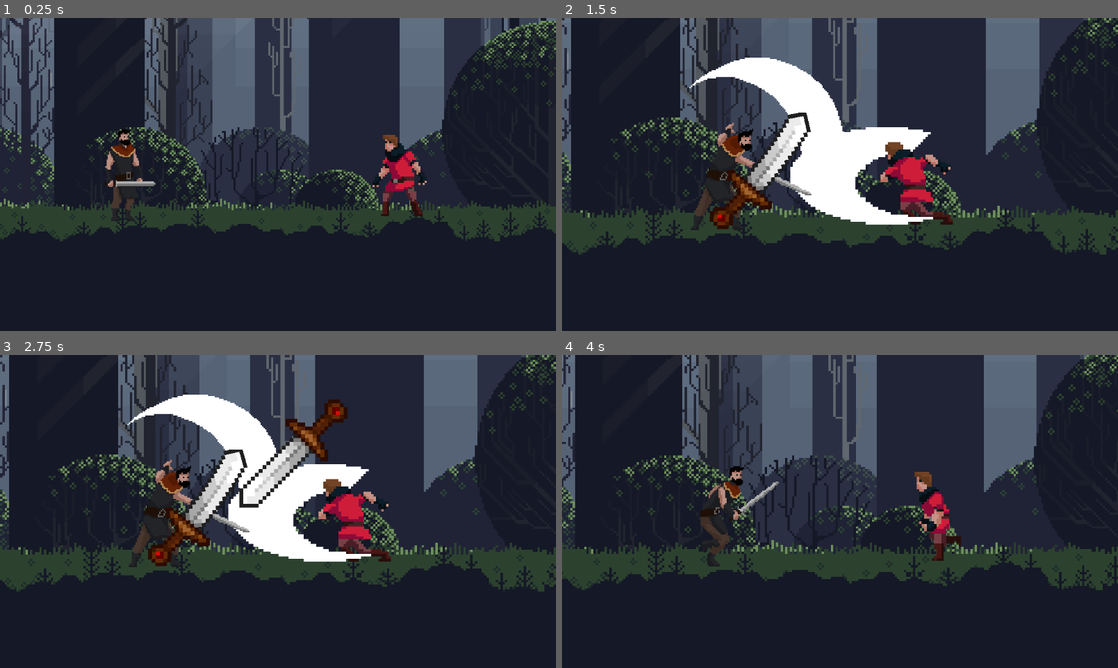
Above: before the commit, frames 1-4 (two rows, left to right).
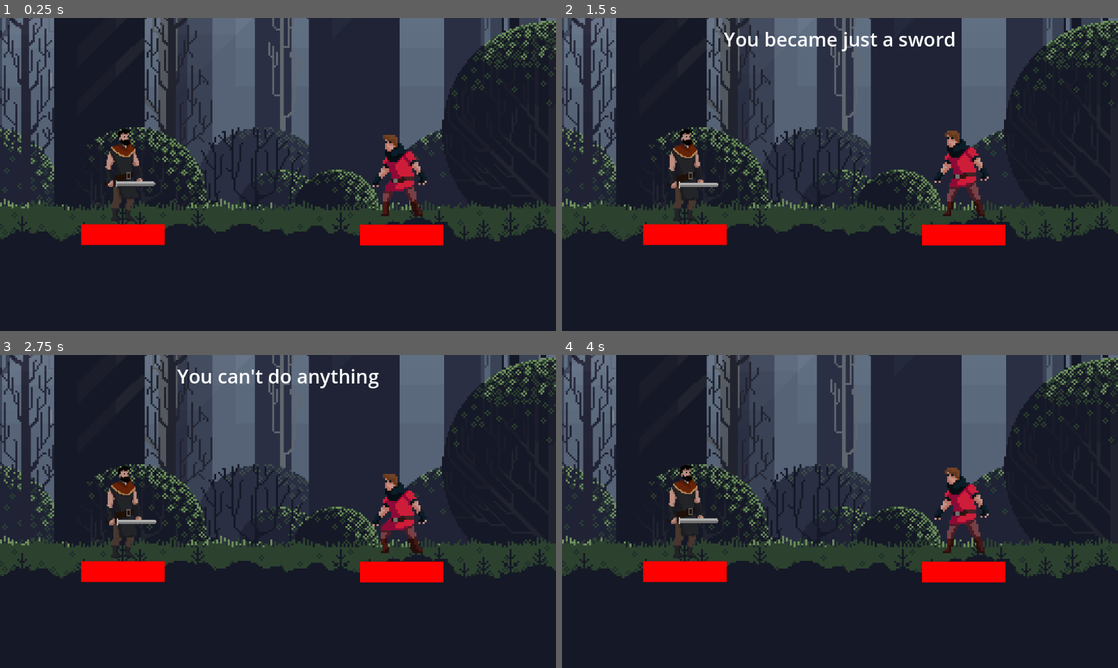
Above: after the commit, the same moments.

Repository: milana-94888u/you_are_a_weapon_now
Game: Godot game, scene res://src/arena/arena.tscn
The game is run twice, just before and just after one commit, with the same random seed, the same clock (stepped at 60 frames per second) and the same inputs.
Inputs:
- Up to frame 1 (0.25 s): no input
- Up to frame 2 (1.5 s): tap Enter (ui_accept) at 0.5, 0.77 s
- Up to frame 3 (2.75 s): tap Enter (ui_accept) at 1.52 s
- Up to frame 4 (4 s): tap Enter (ui_accept) at 3.02, 3.77 s

The runs differ from the first frame. In frame 1, 2.0% of the frame differs, in the area x 14-80%, y 65-73%; in frame 2, 34%; in frame 3, 35%, in the area x 0-100%, y 0-76%; in frame 4, 26%.

Commit message:
add gui

Diff:
--- a/src/arena/arena.gd
+++ b/src/arena/arena.gd
@@ -5,6 +5,10 @@
 
 
 func _ready() -> void:
+	$Player.play("idle")
+	$Enemy.play("idle")
+	await $CanvasLayer/Captions.captions_end
+	$CanvasLayer.remove_child($CanvasLayer/Captions)
 	$AnimationPlayer.play("clash_swords")
 
 
@@ -15,11 +19,15 @@
 		$CanvasLayer.add_child(minigame)
 		match await minigame.game_end:
 			Minigame.GameResult.VICTORY:
+				$Enemy/ProgressBar.value -= 1
 				$AnimationPlayer.play("clash_swords_player_win")
 			Minigame.GameResult.DEFEAT:
+				$Player/ProgressBar.value -= 1
 				$AnimationPlayer.play("clash_swords_enemy_win")
 			Minigame.GameResult.DRAW:
 				$AnimationPlayer.play("clash_swords_retreat")
 		$CanvasLayer.remove_child(minigame)
+		if $Enemy/ProgressBar.value == 0 or $Player/ProgressBar.value == 0:
+			get_tree().reload_current_scene()
 	else:
 		$AnimationPlayer.play("clash_swords")
--- a/src/arena/arena.tscn
+++ b/src/arena/arena.tscn
@@ -1,9 +1,10 @@
-[gd_scene load_steps=11 format=3 uid="uid://d322xeupi10si"]
+[gd_scene load_steps=12 format=3 uid="uid://d322xeupi10si"]
 
 [ext_resource type="PackedScene" uid="uid://cmp6m1nc6opsf" path="res://src/player/player.tscn" id="1_01btu"]
 [ext_resource type="Script" path="res://src/arena/arena.gd" id="1_472gy"]
 [ext_resource type="Texture2D" uid="uid://1gw0pmyqnt6r" path="res://assets/sprites/bg/Background.png" id="2_s6ask"]
 [ext_resource type="PackedScene" uid="uid://gwfmayosae1r" path="res://src/enemy/enemy.tscn" id="3_ujowl"]
+[ext_resource type="PackedScene" uid="uid://c5aifa0ba50dp" path="res://src/captions/captions.tscn" id="5_nfqad"]
 
 [sub_resource type="Animation" id="Animation_q02qm"]
 resource_name = "clash_swords"
@@ -525,4 +526,6 @@
 
 [node name="CanvasLayer" type="CanvasLayer" parent="."]
 
+[node name="Captions" parent="CanvasLayer" instance=ExtResource("5_nfqad")]
+
 [connection signal="animation_finished" from="AnimationPlayer" to="." method="_on_animation_player_animation_finished"]
--- /dev/null
+++ b/src/captions/captions.gd
@@ -0,0 +1,20 @@
+extends Control
+class_name Captions
+
+
+signal captions_end
+
+
+@export var lines := [
+	"You became just a sword",
+	"You can't do anything",
+	"Only bend yourself",
+]
+
+
+func _on_timer_timeout() -> void:
+	if lines:
+		$Label.text = lines.pop_front()
+	else:
+		$Timer.stop()
+		captions_end.emit()
--- /dev/null
+++ b/src/captions/captions.tscn
@@ -0,0 +1,27 @@
+[gd_scene load_steps=2 format=3 uid="uid://c5aifa0ba50dp"]
+
+[ext_resource type="Script" path="res://src/captions/captions.gd" id="1_ryaqa"]
+
+[node name="Captions" type="Control"]
+layout_mode = 3
+anchors_preset = 15
+anchor_right = 1.0
+anchor_bottom = 1.0
+grow_horizontal = 2
+grow_vertical = 2
+script = ExtResource("1_ryaqa")
+
+[node name="Label" type="Label" parent="."]
+layout_mode = 1
+anchors_preset = 10
+anchor_right = 1.0
+offset_top = 16.0
+offset_bottom = 71.0
+grow_horizontal = 2
+theme_override_font_sizes/font_size = 40
+horizontal_alignment = 1
+
+[node name="Timer" type="Timer" parent="."]
+autostart = true
+
+[connection signal="timeout" from="Timer" to="." method="_on_timer_timeout"]
--- a/src/enemy/enemy.tscn
+++ b/src/enemy/enemy.tscn
@@ -1,6 +1,9 @@
-[gd_scene load_steps=2 format=3 uid="uid://gwfmayosae1r"]
+[gd_scene load_steps=3 format=3 uid="uid://gwfmayosae1r"]
 
 [ext_resource type="SpriteFrames" uid="uid://bsiqsvx3x7lg" path="res://src/enemy/enemy_frames.tres" id="1_7gqyj"]
+
+[sub_resource type="StyleBoxFlat" id="StyleBoxFlat_810ba"]
+bg_color = Color(1, 0, 0, 1)
 
 [node name="Enemy" type="AnimatedSprite2D"]
 texture_filter = 1
@@ -9,3 +12,16 @@
 animation = &"attack2"
 speed_scale = 2.0
 centered = false
+
+[node name="ProgressBar" type="ProgressBar" parent="."]
+texture_filter = 1
+offset_left = 56.0
+offset_top = 99.0
+offset_right = 96.0
+offset_bottom = 109.0
+theme_override_font_sizes/font_size = 10
+theme_override_styles/fill = SubResource("StyleBoxFlat_810ba")
+max_value = 4.0
+step = 1.0
+value = 4.0
+show_percentage = false
--- a/src/minigames/sword_bending_minigame.gd
+++ b/src/minigames/sword_bending_minigame.gd
@@ -13,6 +13,7 @@
 
 
 func _process(delta: float) -> void:
+	$TextureProgressBar.value = $Timer.time_left
 	if rotation_clockwise:
 		sword_rotation += delta
 	else:
--- a/src/minigames/sword_bending_minigame.tscn
+++ b/src/minigames/sword_bending_minigame.tscn
@@ -9,6 +9,18 @@
 shader = ExtResource("2_vnjm6")
 shader_parameter/rotation = 0.0
 shader_parameter/rotation_offset = Vector2(0.5, 0.5)
+
+[sub_resource type="Gradient" id="Gradient_xp6so"]
+interpolation_mode = 1
+offsets = PackedFloat32Array(0, 0.678322)
+colors = PackedColorArray(1, 0, 0, 1, 1, 1, 1, 0)
+
+[sub_resource type="GradientTexture2D" id="GradientTexture2D_dflu6"]
+gradient = SubResource("Gradient_xp6so")
+width = 128
+height = 128
+fill = 1
+fill_from = Vector2(0.5, 0.5)
 
 [node name="SwordBendingMinigame" type="Control"]
 layout_mode = 3
@@ -65,4 +77,27 @@
 one_shot = true
 autostart = true
 
+[node name="Label" type="Label" parent="."]
+layout_mode = 1
+anchors_preset = 10
+anchor_right = 1.0
+offset_top = 16.0
+offset_bottom = 71.0
+grow_horizontal = 2
+theme_override_font_sizes/font_size = 40
+text = "Press Space to stop"
+horizontal_alignment = 1
+
+[node name="TextureProgressBar" type="TextureProgressBar" parent="."]
+layout_mode = 0
+offset_left = 16.0
+offset_top = 16.0
+offset_right = 144.0
+offset_bottom = 144.0
+max_value = 5.0
+step = 0.01
+value = 5.0
+fill_mode = 4
+texture_progress = SubResource("GradientTexture2D_dflu6")
+
 [connection signal="timeout" from="Timer" to="." method="_on_timer_timeout"]
--- a/src/player/player.tscn
+++ b/src/player/player.tscn
@@ -1,6 +1,9 @@
-[gd_scene load_steps=2 format=3 uid="uid://cmp6m1nc6opsf"]
+[gd_scene load_steps=3 format=3 uid="uid://cmp6m1nc6opsf"]
 
 [ext_resource type="SpriteFrames" uid="uid://dpcvjthuc2pr4" path="res://src/player/player_frames.tres" id="1_5grn6"]
+
+[sub_resource type="StyleBoxFlat" id="StyleBoxFlat_ljmf5"]
+bg_color = Color(1, 0, 0, 1)
 
 [node name="Player" type="AnimatedSprite2D"]
 texture_filter = 1
@@ -9,3 +12,16 @@
 animation = &"idle"
 speed_scale = 2.0
 centered = false
+
+[node name="ProgressBar" type="ProgressBar" parent="."]
+texture_filter = 1
+offset_left = 50.0
+offset_top = 128.0
+offset_right = 122.0
+offset_bottom = 146.0
+theme_override_font_sizes/font_size = 10
+theme_override_styles/fill = SubResource("StyleBoxFlat_ljmf5")
+max_value = 4.0
+step = 1.0
+value = 4.0
+show_percentage = false
Not shown: 1 places in src/minigames/sword_bending_minigame.tscn that only renumber resources
